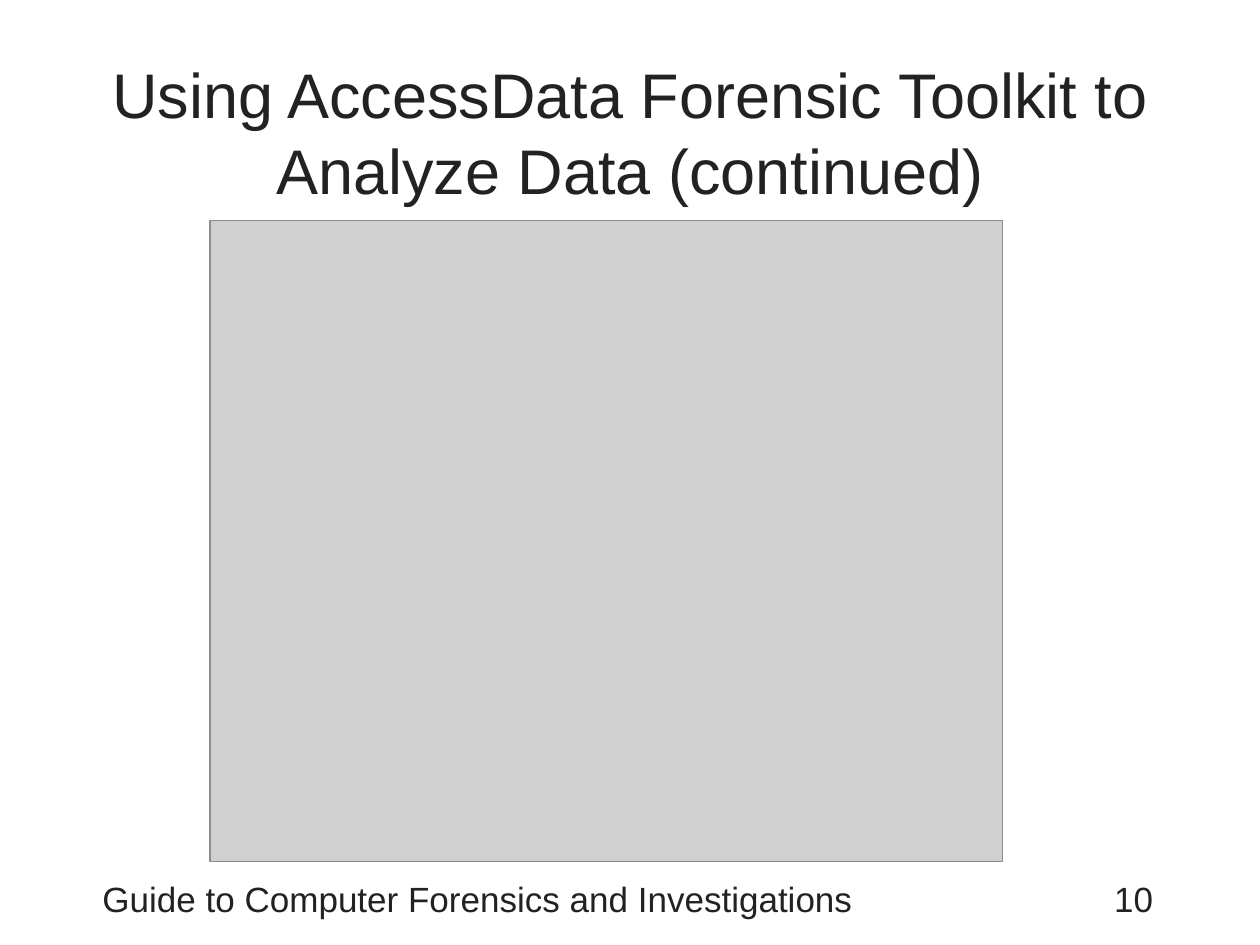
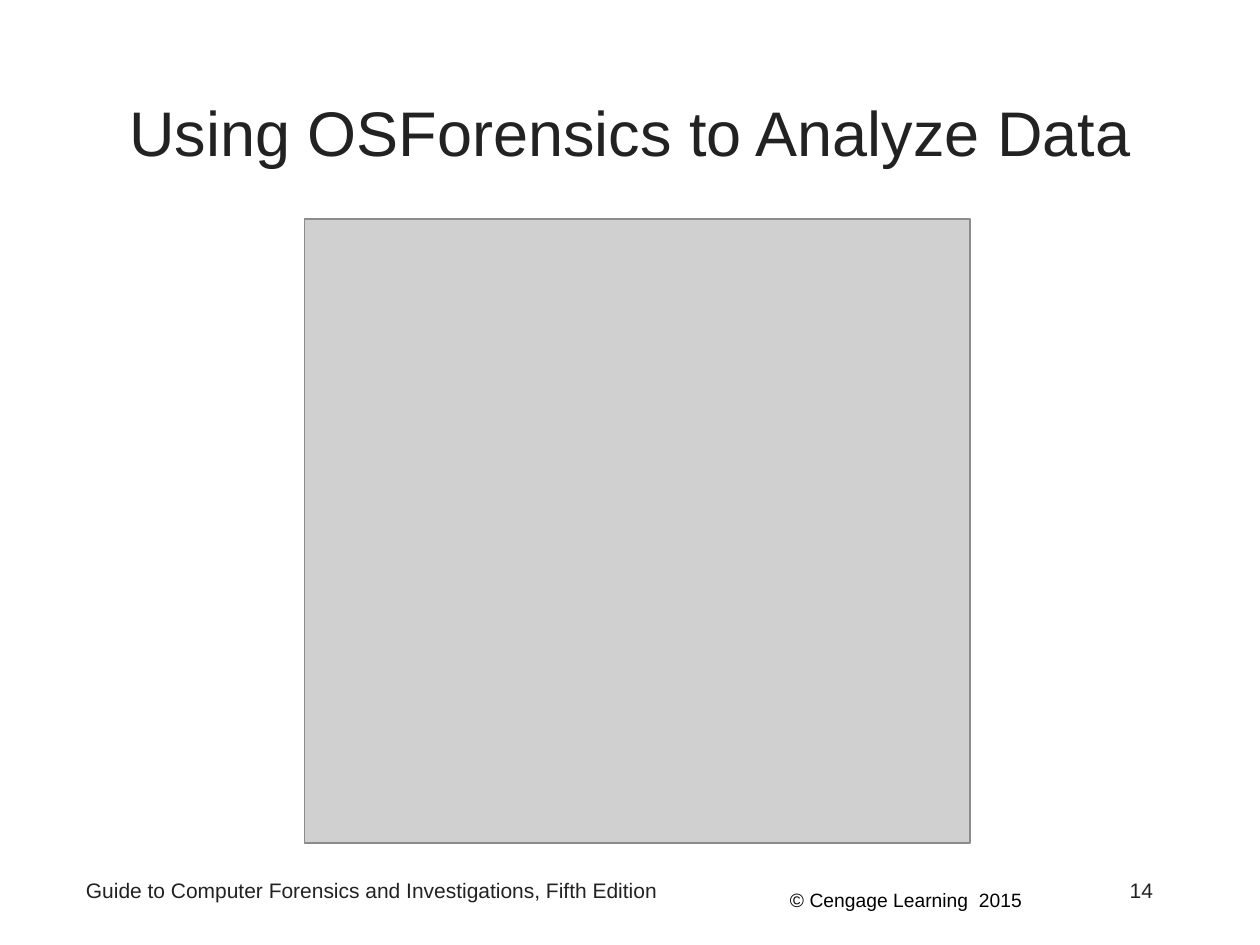
Before and after one commit to Emadalsuwat/emadalsuwat.github.io, a slide deck: slide 14 of computerforensics/Chapter9.ppt (slide 10 before the commit). Drawn at 1260x945 pixels with LibreOffice and Linux fonts; fonts in the diff are those of the drawing; grey boxes stand for pictures. Boxes give left, top, right and bottom in pixels: in the first picture for what was removed or moved away, otherwise in the second. Text is boxed around its words. In the diff, an @@ line names an element or a change of style, - is before the commit and + after.

```diff
--- a/computerforensics/Chapter9.ppt
+++ b/computerforensics/Chapter9.ppt
@@ title at (129,110,1130,167): text changed @@
-Using AccessData Forensic Toolkit to Analyze Data (continued)
+Using OSForensics to Analyze Data
@@ picture: place and size @@
-picture at (210,220,1003,862)
+picture at (305,219,970,843)
@@ text at (86,882,657,903): text changed; size 20 to 12 pt @@
-Guide to Computer Forensics and Investigations
+Guide to Computer Forensics and Investigations, Fifth Edition
@@ text added at (810,893,1022,911), 11 pt, text #000000 @@
+© Cengage Learning 2015
@@ page number removed at (1114,887,1153,913) @@
-10
@@ page number added at (1130,883,1153,898), 12 pt, text #222222 @@
+14
```
Also in this commit, not shown: 20 other slides changed, 26 slides added, 34 slides removed, 7 other files.
